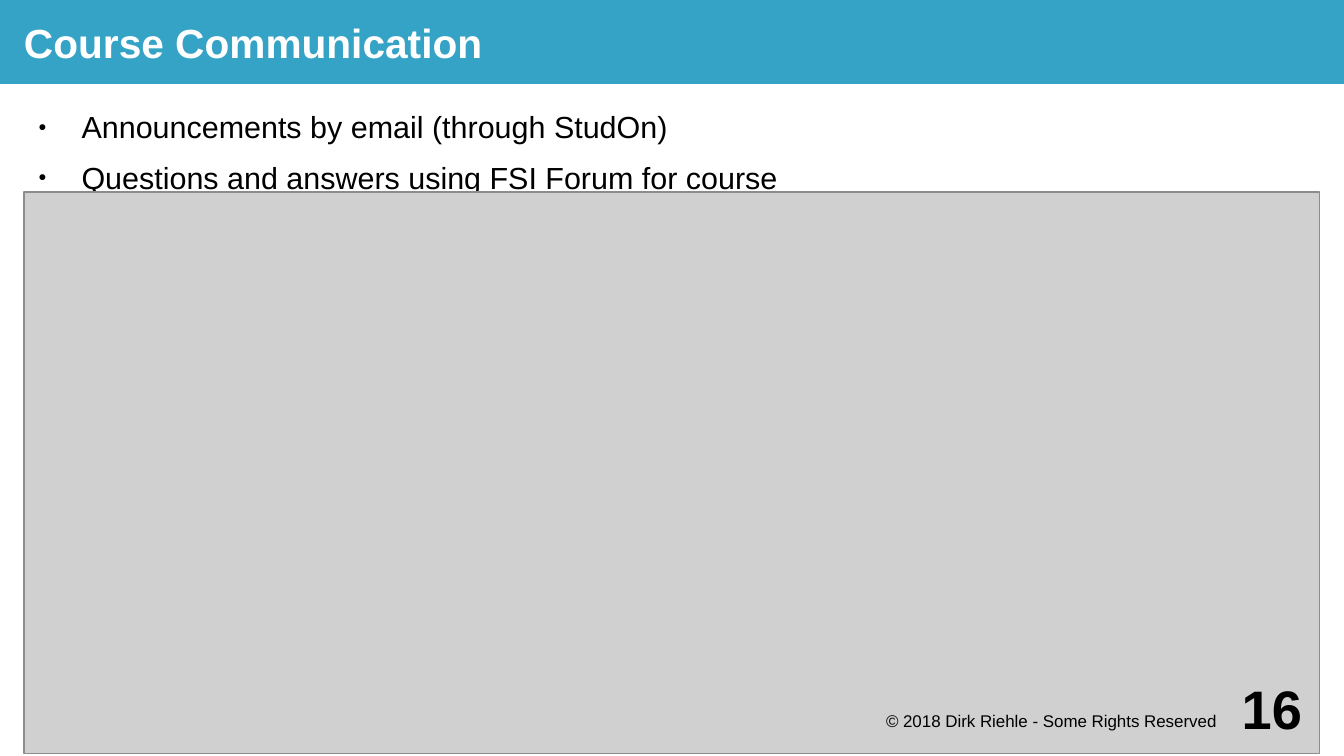
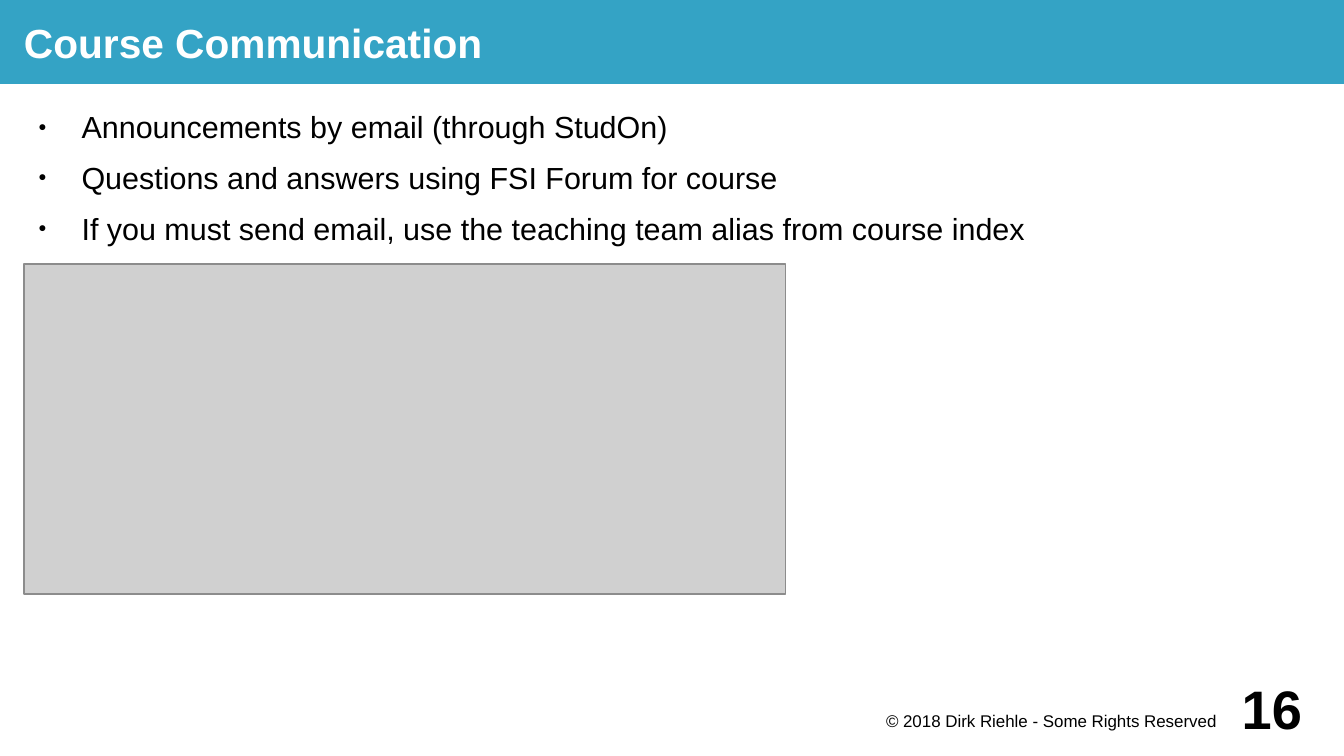
Before and after one commit to dirkriehle/prod-course, a slide deck: slide 16 of Lecture slides/PROD A01 - Course Introduction.odp. Drawn at 1344x756 pixels with LibreOffice and Linux fonts; fonts in the diff are those of the drawing; grey boxes stand for pictures. Boxes give left, top, right and bottom in pixels: in the first picture for what was removed or moved away, otherwise in the second. Text is boxed around its words. In the diff, an @@ line names an element or a change of style, - is before the commit and + after.

```diff
--- a/Lecture slides/PROD A01 - Course Introduction.odp
+++ b/Lecture slides/PROD A01 - Course Introduction.odp
@@ text at (82,218,1025,246): paragraph added @@
+● If you must send email, use the teaching team alias from course index
@@ picture: place and size @@
-picture at (24,191,1321,754)
+picture at (24,265,787,595)
```
Also in this commit, not shown: 9 other files.
